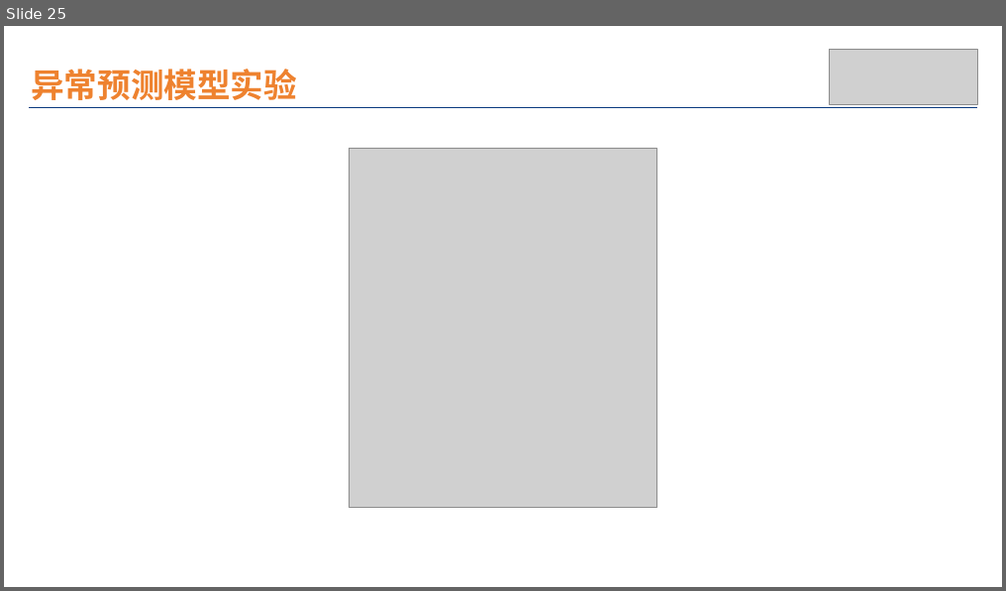
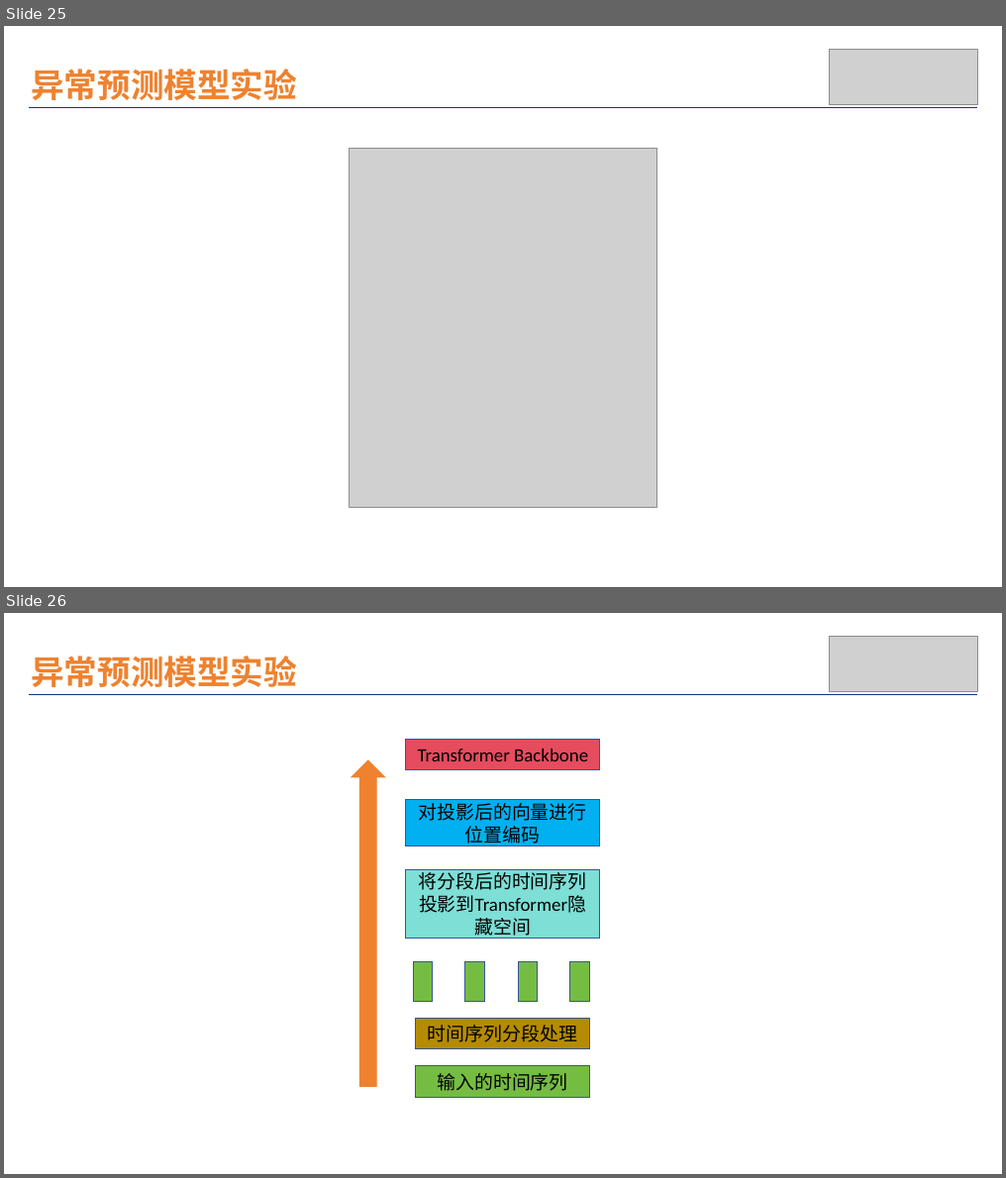
Before and after one commit to wuchenhu98/lunwen, a slide deck: 论文插图.pptx. Shown one above the other, each under a label of ours: slide 25 before the commit, slides 25 and 26 after it. The pictures are 1006x591 and 1006x1178 pixels, drawn with LibreOffice and Linux fonts; fonts in the diff are those of the drawing; grey boxes stand for pictures. Boxes give left, top, right and bottom in pixels: in the first picture for what was removed or moved away, otherwise in the second. Text is boxed around its words. In the diff, an @@ line names an element or a change of style, - is before the commit and + after.

```diff
--- a/论文插图.pptx
+++ b/论文插图.pptx
@@ slide 26 added at <box>4,613,1002,1174</box>, background #FFFFFF @@
@@ picture added at <box>829,636,977,691</box> @@
@@ text added at <box>31,656,297,687</box>, 32 pt, text #EE822F, bold @@
+异常预测模型实验
@@ line added from (29, 694) to (977, 694), #09397E 1 pt @@
@@ down arrow added at <box>352,761,385,1086</box>, fill #EE822F, outline #EE822F 1 pt @@
@@ rectangle added at <box>406,739,600,770</box>, fill #E54C5E, outline #355696 1 pt, 18 pt, text #000000 @@
+Transformer Backbone
@@ rectangle added at <box>406,800,600,847</box>, fill #00B0F0, outline #355696 1 pt, 18 pt, text #000000 @@
+对投影后的向量进行位置编码
@@ rectangle added at <box>406,869,600,939</box>, fill #7DDFD7, outline #355696 1 pt, 18 pt, text #000000 @@
+将分段后的时间序列投影到Transformer隐藏空间
@@ rectangle added at <box>413,961,433,1001</box>, fill #75BD42, outline #355696 1 pt @@
@@ rectangle added at <box>465,961,484,1001</box>, fill #75BD42, outline #355696 1 pt @@
@@ rectangle added at <box>519,961,538,1001</box>, fill #75BD42, outline #355696 1 pt @@
@@ rectangle added at <box>570,961,589,1001</box>, fill #75BD42, outline #355696 1 pt @@
@@ rectangle added at <box>416,1019,590,1051</box>, fill #B58B01, outline #355696 1 pt, 18 pt, text #000000 @@
+时间序列分段处理
@@ rectangle added at <box>416,1066,590,1098</box>, fill #75BD42, outline #355696 1 pt, 18 pt, text #000000 @@
+输入的时间序列
```
Also in this commit, not shown: 1 other slide added, 1 other file.
